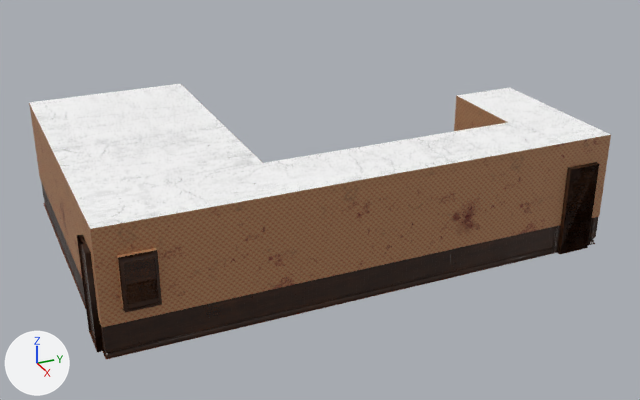
A saved change to the glTF model room/frontRoom.gltf.
Before and after are seen from a 50 mm camera at (18.04, -3.98, 9.61) aimed at (-0.43, 4.32, 0.38). Arrows for +X, +Y and +Z are at lower left; the lights stay in place. Where no turn or scale is listed for an object, it has been applied to the vertices.

Names of what the first picture shows: 'defaultMaterial', 'defaultMaterial.016', 'defaultMaterial.025', 'defaultMaterial.031', 'defaultMaterial.045', 'defaultMaterial.048', 'defaultMaterial.052', 'solidCollision_corridorDoor2', 'solidCollision_corridorDoorFrame2', 'solidCollision_corridorWall2', 'solidCollision_frontDoorFrame4', 'solidCollision_frontRoomWall_N'.
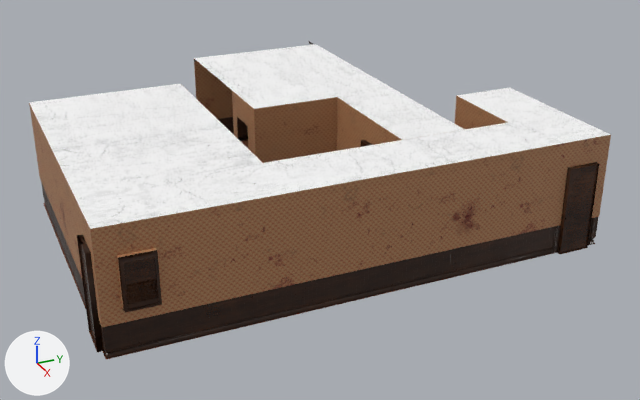
Boxes [x1, y1, x2, y2] around the edits, measured in the pictures (640 x 400 px):
'defaultMaterial.014', added: after [194, 44, 465, 140]
'defaultMaterial.061', added (brown): after [254, 97, 337, 163]
'solidCollision_corridorDoor2', moved, turned: before [560, 164, 599, 254]; after [361, 141, 368, 147]
'defaultMaterial.059', added (brown): after [337, 97, 402, 151]
'defaultMaterial.060', added (brown): after [194, 61, 247, 119]
'defaultMaterial.050', added (brown): after [232, 91, 256, 156]
'solidCollision_corridorWall4.001', added: after [194, 59, 248, 141]
'defaultMaterial.023', added: after [241, 140, 248, 148]
'solidCollision_corridorDoorFrame1.001', added: after [361, 139, 372, 146]
'defaultMaterial.007', unchanged, uncovered by the edit: before [562, 165, 596, 243]; after [560, 164, 599, 254]

The change in detail:
Mesh me_defaultmaterial_111 is new.
It has 207 vertices, 295 faces and spans x -7.6..-7.48, y -3.82..0.0, z 0.0..2.7.
It uses material mat_tablier_moulures.
Mesh me_defaultmaterial_087 is new.
It has 104 vertices, 174 faces and spans x -4.31..3.85, y -3.03..0.77, z -0.08..0.0.
It uses material mat_material_1.
Mesh me_defaultmaterial_108 is new.
It has 6 vertices, 4 faces and spans x 0.61, y -3.03..-0.83, z 0.7..2.7.
It uses material mat_murs (picture img_murs_basecolor).
Mesh me_defaultmaterial_107 is new.
It has 24 vertices, 30 faces and spans x -5.7..-5.6, y -3.0..0.8, z 0.7..2.7.
It uses material mat_murs (picture img_murs_basecolor).
Mesh me_defaultmaterial_106 is new.
It has 12 vertices, 10 faces and spans x -3.24..0.05, y -0.02, z 0.7..2.7.
It uses material mat_murs (picture img_murs_basecolor).
Mesh me_defaultmaterial_105 is new.
It has 25 vertices, 29 faces and spans x -8.15..0.06, y 0.02, z 0.7..2.7.
It uses material mat_murs (picture img_murs_basecolor).
Mesh me_defaultmaterial_097 is new.
It has 14 vertices, 12 faces and spans x -0.99..0.61, y -3.04..-3.03, z 0.7..2.7.
It uses material mat_murs (picture img_murs_basecolor).
Mesh me_defaultmaterial_085 is new.
It has 42 vertices, 58 faces and spans x -6.6..1.6, y -3.02..0.78, z 2.7.
It uses material mat_plafond.
Mesh me_defaultmaterial_095 is new.
It has 112 vertices, 162 faces and spans x -0.94..0.14, y -0.1..0.03, z 0.0..2.24.
It uses material mat_porte_g.
In object 'solidCollision_corridorDoor2' (ob_solidcollision_corridordoor2), parent goes from ob_p_d to ob_p_d_003.
Object 'solidCollision_corridorDoor2' (ob_solidcollision_corridordoor2) moves from (0.0, 0.0, 0.0) to (172.8, -0.0000484, 360.1).
Object 'solidCollision_corridorDoor2' (ob_solidcollision_corridordoor2) turns from (0, 0, 0) to (0, -180, 0) degrees about x, y and z.
Object 'P_D.003' (ob_p_d_003) is new.
Its parent is ob_collada_visual_scene_group_003.
Its location is (86.69, 198.2, 0.0000446).
Its rotation in degrees is (-90, 0, 180).
Object 'Collada visual scene group.003' (ob_collada_visual_scene_group_003) is new.
Its parent is ob_group_room1.
Its location is (0.0, 0.0, 0.0).
Its rotation in degrees is (90, 0, 0).
Object 'group_room1' (ob_group_room1) is new.
Its location is (-0.353, 5.863, 0.0899).
Its rotation in degrees is (-90, 0, 90).
Its scale is (0.01, 0.01, 0.01).
Object 'solidCollision_corridorWall4.001' (ob_solidcollision_corridorwall4_001) is new; it shows me_defaultmaterial_111.
Its location is (1.66, 6.67, 0.09).
Object 'defaultMaterial.023' (ob_defaultmaterial_023) is new; it shows me_defaultmaterial_087.
Its location is (-1.65, 5.9, 0.09).
Object 'defaultMaterial.061' (ob_defaultmaterial_061) is new; it shows me_defaultmaterial_108.
Its location is (-1.65, 5.9, 0.09).
Object 'defaultMaterial.060' (ob_defaultmaterial_060) is new; it shows me_defaultmaterial_107.
Its location is (-0.34, 5.87, 0.09).
Object 'defaultMaterial.059' (ob_defaultmaterial_059) is new; it shows me_defaultmaterial_106.
Its location is (2.2, 5.09, 0.09).
Object 'defaultMaterial.058' (ob_defaultmaterial_058) is new; it shows me_defaultmaterial_105.
Its location is (2.2, 6.65, 0.09).
Object 'defaultMaterial.050' (ob_defaultmaterial_050) is new; it shows me_defaultmaterial_097.
Its location is (-1.65, 5.9, 0.09).
Object 'defaultMaterial.014' (ob_defaultmaterial_014) is new; it shows me_defaultmaterial_085.
Its location is (0.66, 5.89, 0.09).
Object 'solidCollision_corridorDoorFrame1.001' (ob_solidcollision_corridordoorframe1_001) is new; it shows me_defaultmaterial_095.
Its location is (1.27, 5.07, 0.09).
